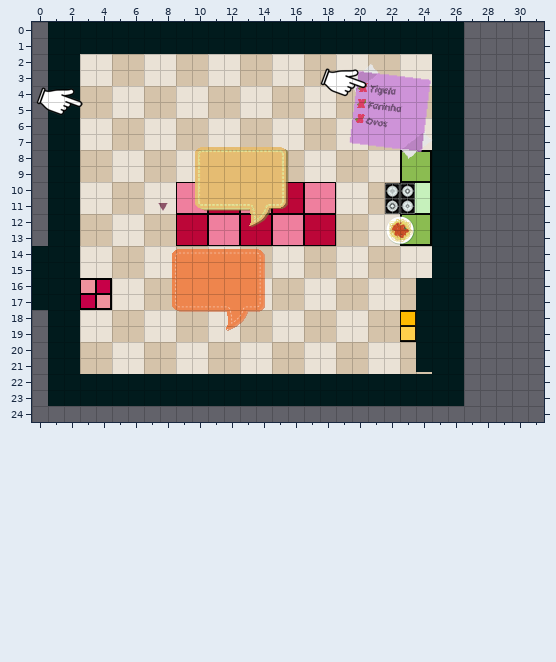
Tiled map (JSON): tiled/restaurant.json. This is how it looked before the edit.
Cells are 16x16 px. Shown: x 0..31, y 0..24. Not drawn, because the pictures are missing: unchanged layer "outside".
After:
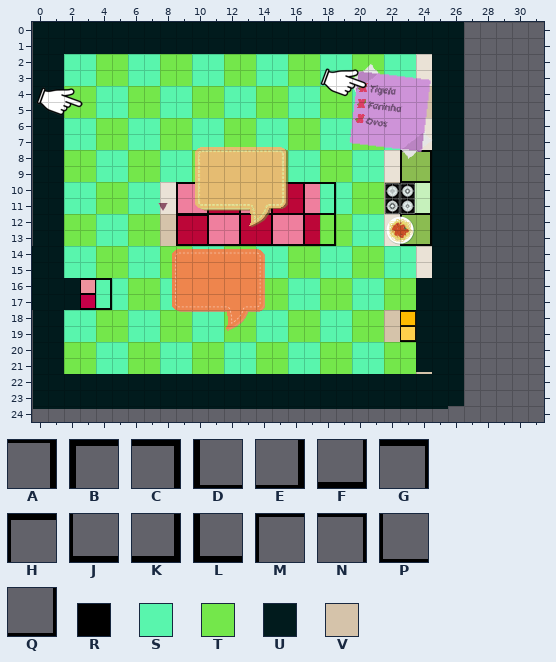
Key: from "grids": A 67, B 86, C 87, D 96, E 97, F 109, G 183, H 186, J 216, K 217, L 220, M 302, N 303, P 332, Q 333; from "objects": R 44 "black"; from "tileset_32": S 16, T 18, U 106, V 110.
_ is an empty cell.
Objects are placed by their top-left corner, in cells (3,4 is the top-left corner of cell 3,4); size is 1x1 cell unless given.
Tiles replaced or removed in this view: M, N, P, Q.
Diff:
Changed rows in their new state; . is an unchanged cell.
Layer "background wall" (added):
added: U at 0.1,0 size 25.9x24.2
Layer "background floor" (added):
added: V at 2,2 size 22x20
Layer "background bench" (added):
added: R "black" at 8,10 size 10x4
Layer "path" (now shown):
added: T at 8,2 size 2x2
added: T at 4,2 size 2x2
added: T at 20,2 size 2x2
added: T at 16,2 size 2x2
added: T at 12,2 size 2x2
added: S at 6,2 size 2x2
added: S at 10,2 size 2x2
added: S at 14,2 size 2x2
added: S at 18,2 size 2x2
added: S at 22,2 size 2x2
added: S at 2,2 size 2x2
added: T at 6,4 size 2x2
added: T at 10,4 size 2x2
added: T at 2,4 size 2x2
added: T at 18,4 size 2x2
added: T at 14,4 size 2x2
added: S at 8,4 size 2x2
added: S at 4,4 size 2x2
added: S at 12,4 size 2x2
added: S at 16,4 size 2x2
added: S at 20,4 size 2x2
added: T at 4,6 size 2x2
added: S at 2,6 size 2x2
added: T at 8,6 size 2x2
added: T at 20,6 size 2x2
added: T at 16,6 size 2x2
added: T at 12,6 size 2x2
added: S at 10,6 size 2x2
added: S at 14,6 size 2x2
added: S at 18,6 size 2x2
added: S at 22,6 size 2x2
added: S at 6,6 size 2x2
added: S at 8,8 size 2x2
added: T at 6,8 size 2x2
added: T at 2,8 size 2x2
added: T at 18,8 size 2x2
added: T at 14,8 size 2x2
added: T at 10,8 size 2x2
added: S at 4,8 size 2x2
added: S at 16,8 size 2x2
added: S at 20,8 size 2x2
added: T at 4,10 size 2x2
added: T at 20,10 size 2x2
added: S at 2,10 size 2x2
added: S at 6,10 size 2x2
added: S at 18,10 size 2x2
added: S at 20,12 size 2x2
added: T at 18,12 size 2x2
added: T at 6,12 size 2x2
added: T at 2,12 size 2x2
added: S at 4,12 size 2x2
added: T at 8,14 size 2x2
added: T at 4,14 size 2x2
added: T at 12,14 size 2x2
added: T at 16,14 size 2x2
added: T at 20,14 size 2x2
added: S at 2,14 size 2x2
added: S at 6,14 size 2x2
added: S at 10,14 size 2x2
added: S at 14,14 size 2x2
added: S at 18,14 size 2x2
added: S at 22,14 size 2x2
added: S at 8,16 size 2x2
added: T at 6,16 size 2x2
added: T at 14,16 size 2x2
added: T at 22,16 size 2x2
added: T at 18,16 size 2x2
added: S at 4,16 size 2x2
added: S at 16,16 size 2x2
added: S at 20,16 size 2x2
added: T at 12,18 size 2x2
added: T at 16,18 size 2x2
added: T at 8,18 size 2x2
added: T at 4,18 size 2x2
added: T at 20,18 size 2x2
added: S at 10,18 size 2x2
added: S at 6,18 size 2x2
added: S at 18,18 size 2x2
added: S at 14,18 size 2x2
added: S at 2,18 size 2x2
added: T at 2,20 size 2x2
added: T at 6,20 size 2x2
added: T at 10,20 size 2x2
added: T at 14,20 size 2x2
added: T at 18,20 size 2x2
added: S at 8,20 size 2x2
added: S at 4,20 size 2x2
added: S at 16,20 size 2x2
added: S at 20,20 size 2x2
added: S at 12,20 size 2x2
added: T at 22,20 size 2x2
Layer "grids":
first column x 9:
10 B......GHC
11 D........E
12 BG.......A
13 LFJFJFJFJK
Boxes around the changes in both pictures, in picture pixels (x1, y1, x2, y2):
changed: (33, 22, 448, 409)
